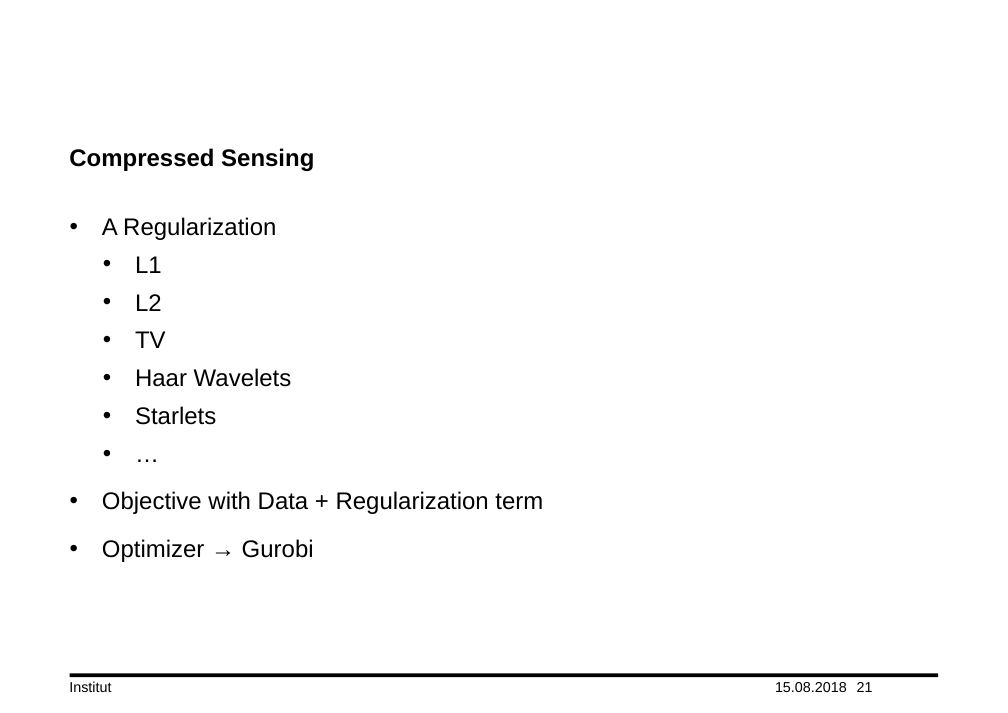
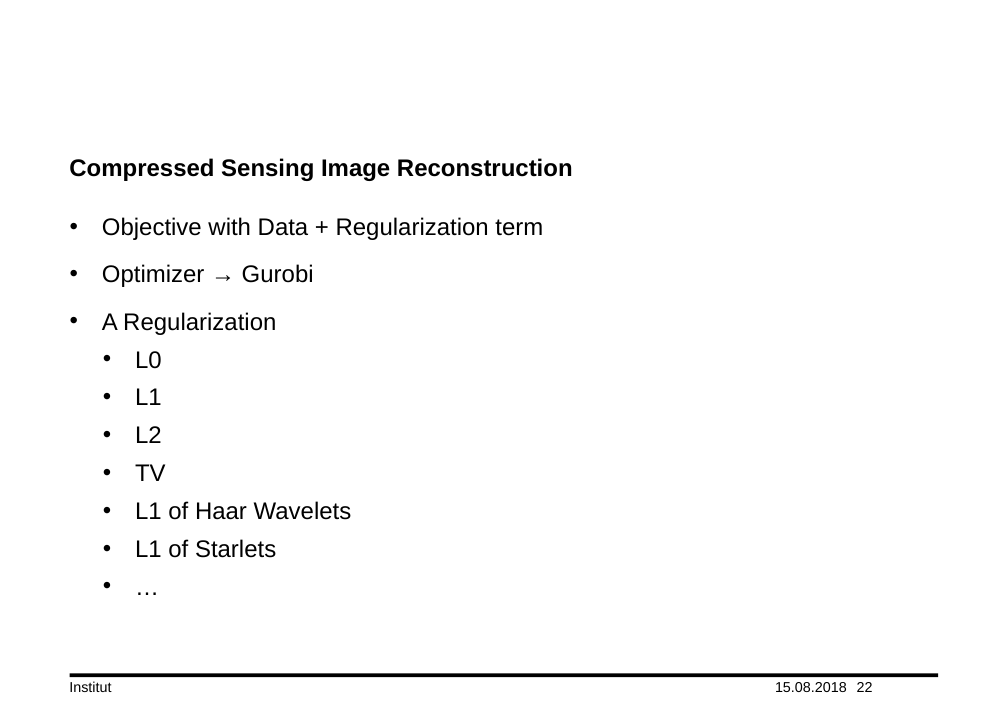
Before and after one commit to lord-blueberry/p7-doc, a slide deck: slide 22 of ppt/praes.pptx (slide 21 before the commit). Drawn at 1008x713 pixels with LibreOffice and Linux fonts; fonts in the diff are those of the drawing; background and template pictures are left out. Boxes give left, top, right and bottom in pixels: in the first picture for what was removed or moved away, otherwise in the second. Text is boxed around its words. In the diff, an @@ line names an element or a change of style, - is before the commit and + after.

```diff
--- a/ppt/praes.pptx
+++ b/ppt/praes.pptx
@@ title at [69,158,573,181]: text changed @@
-Compressed Sensing
+Compressed Sensing Image Reconstruction
@@ text at [102,217,543,287]: paragraphs added @@
+• Objective with Data + Regularization term
+• Optimizer → Gurobi
@@ text at [135,351,162,369]: paragraph added @@
+  • L0
@@ text at [102,491,543,562]: paragraphs removed @@
-• Objective with Data + Regularization term
-• Optimizer → Gurobi
@@ text at [135,501,352,558]: text changed @@
-  • Haar Wavelets
-  • Starlets
+  • L1 of Haar Wavelets
+  • L1 of Starlets
@@ page number at [857,682,873,692]: text changed @@
-21
+22
```
Also in this commit, not shown: 5 other slides changed, 1 other file.
